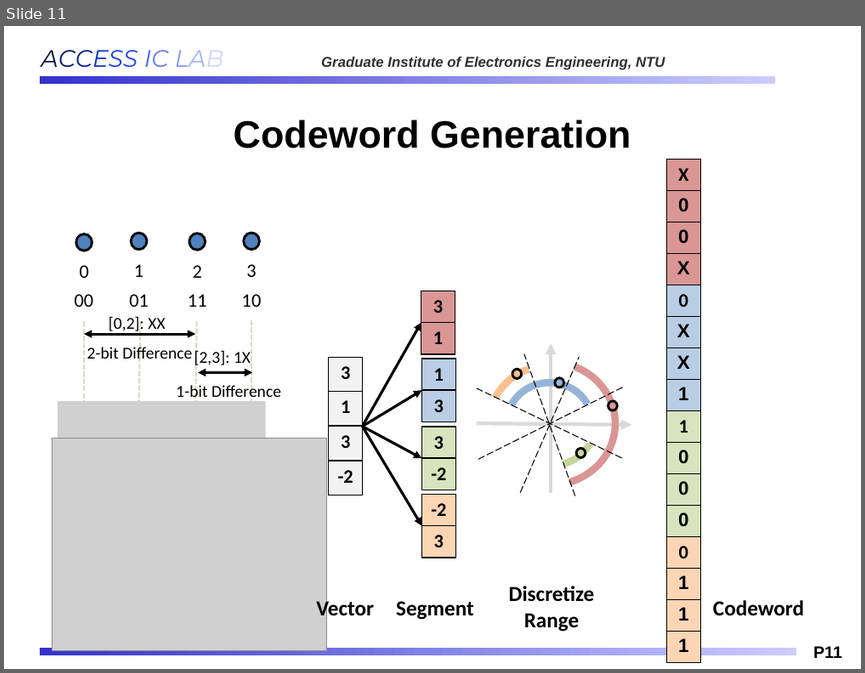
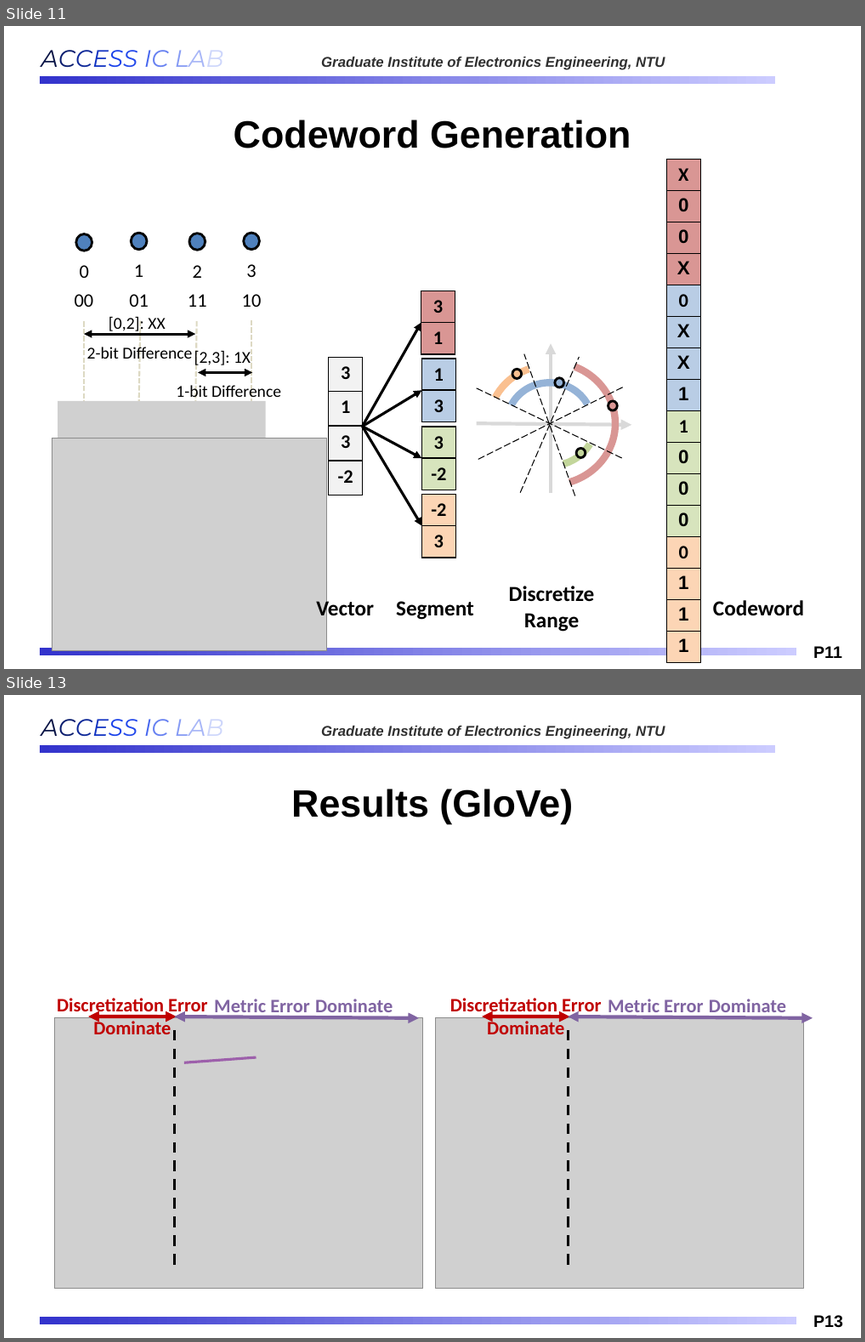
Before and after one commit to Oniontow/AndyWu_Project, a slide deck: ppt_mxic/MXIC_20260223.pptx. Shown one above the other, each under a label of ours: slide 11 before the commit, slides 11 and 13 after it; the slides between them are not shown. The pictures are 865x673 and 865x1342 pixels, drawn with LibreOffice and Linux fonts; fonts in the diff are those of the drawing; grey boxes stand for pictures; background and template pictures are left out. Boxes give left, top, right and bottom in pixels: in the first picture for what was removed or moved away, otherwise in the second. Text is boxed around its words. In the diff, an @@ line names an element or a change of style, - is before the commit and + after.

```diff
--- a/ppt_mxic/MXIC_20260223.pptx
+++ b/ppt_mxic/MXIC_20260223.pptx
@@ slide 13 added at box(4, 695, 861, 1338), background #FFFFFF; not listed: 4 template elements that a slide beside it also shows @@
@@ title added at box(291, 789, 573, 824), 32 pt, text #000000, bold @@
+Results (GloVe)
@@ text added at box(57, 998, 207, 1034), 16 pt, text #C00000, bold @@
+Discretization Error
+Dominate
@@ text added at box(214, 998, 392, 1018), 16 pt, text #8064A2, bold @@
+Metric Error Dominate
@@ text added at box(450, 998, 601, 1034), 16 pt, text #C00000, bold @@
+Discretization Error
+Dominate
@@ text added at box(608, 998, 786, 1018), 16 pt, text #8064A2, bold @@
+Metric Error Dominate
@@ picture added at box(54, 1018, 423, 1288) @@
@@ double arrow added from (88, 1016) to (177, 1016), #C00000 3 pt @@
@@ double arrow added from (175, 1016) to (419, 1018), #8064A2 3 pt @@
@@ picture added at box(436, 1018, 804, 1288) @@
@@ double arrow added from (482, 1016) to (569, 1016), #C00000 3 pt @@
@@ double arrow added from (568, 1016) to (812, 1018), #8064A2 3 pt @@
@@ line added from (175, 1030) to (175, 1265), #000000 2.25 pt dashed @@
@@ line added from (568, 1030) to (568, 1265), #000000 2.25 pt dashed @@
@@ line added from (256, 1057) to (184, 1062), #9D60AB 2.25 pt @@
```
Also in this commit, not shown: 2 slides changed, 4 other slides added, 1 slide removed.
